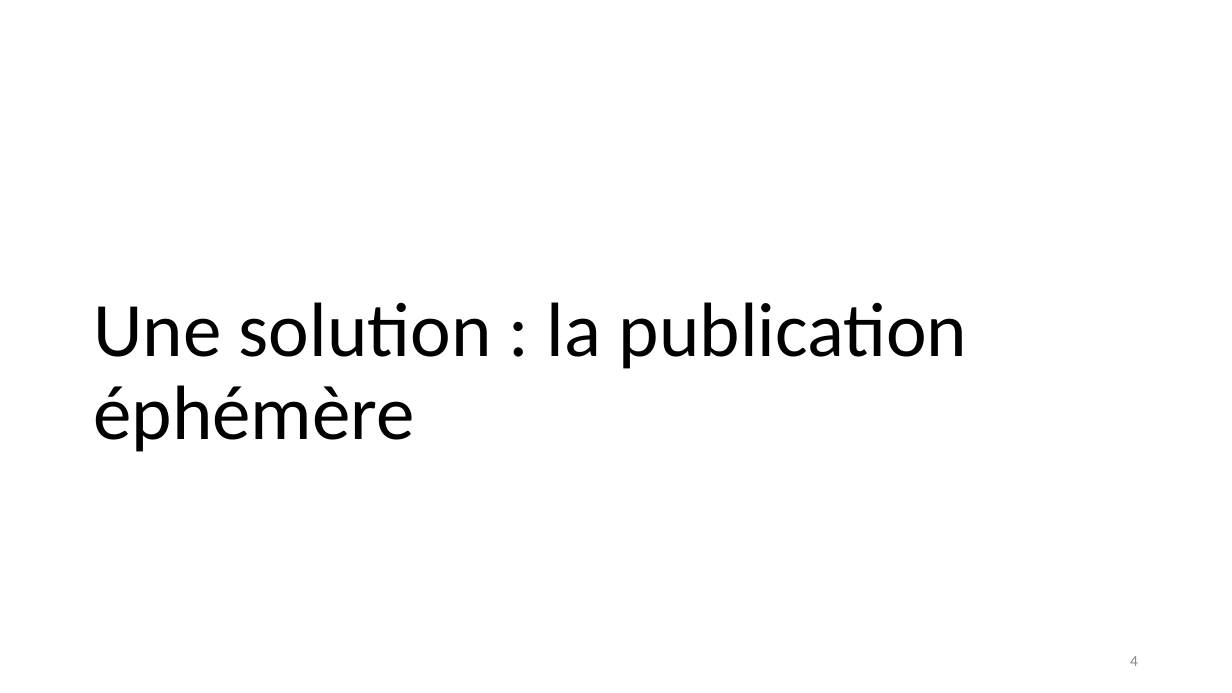
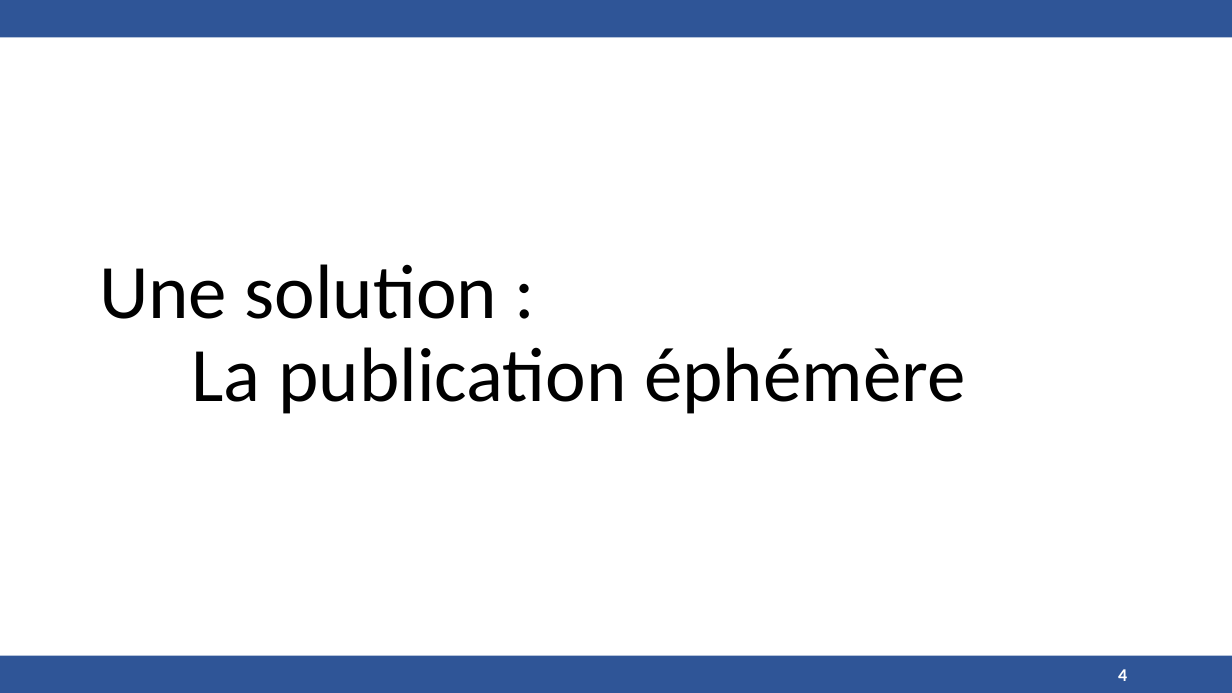
Before and after one commit to ioniATX/DHT_oblivion, a slide deck: slide 4 of présentation.pptx. Drawn at 1232x693 pixels with LibreOffice and Linux fonts; fonts in the diff are those of the drawing. Boxes give left, top, right and bottom in pixels: in the first picture for what was removed or moved away, otherwise in the second. Text is boxed around its words. In the diff, an @@ line names an element or a change of style, - is before the commit and + after.

```diff
--- a/présentation.pptx
+++ b/présentation.pptx
@@ rectangle added at (0, 0, 1232, 37), fill #2F5597 @@
@@ title at (99, 264, 965, 414): text changed @@
-Une solution : la publication éphémère
+Une solution :
+La publication éphémère
@@ page number: place and size @@
-page number at (1130, 656, 1138, 666)
+page number at (1118, 669, 1127, 681)
@@ page number at (1118, 669, 1127, 681): size 12 to 14 pt, text colour #8C8C8C to #FFFFFF, bold on; alignment right to left @@
@@ rectangle added at (0, 656, 1232, 693), fill #2F5597 @@
```
Also in this commit, not shown: 17 other slides changed.
